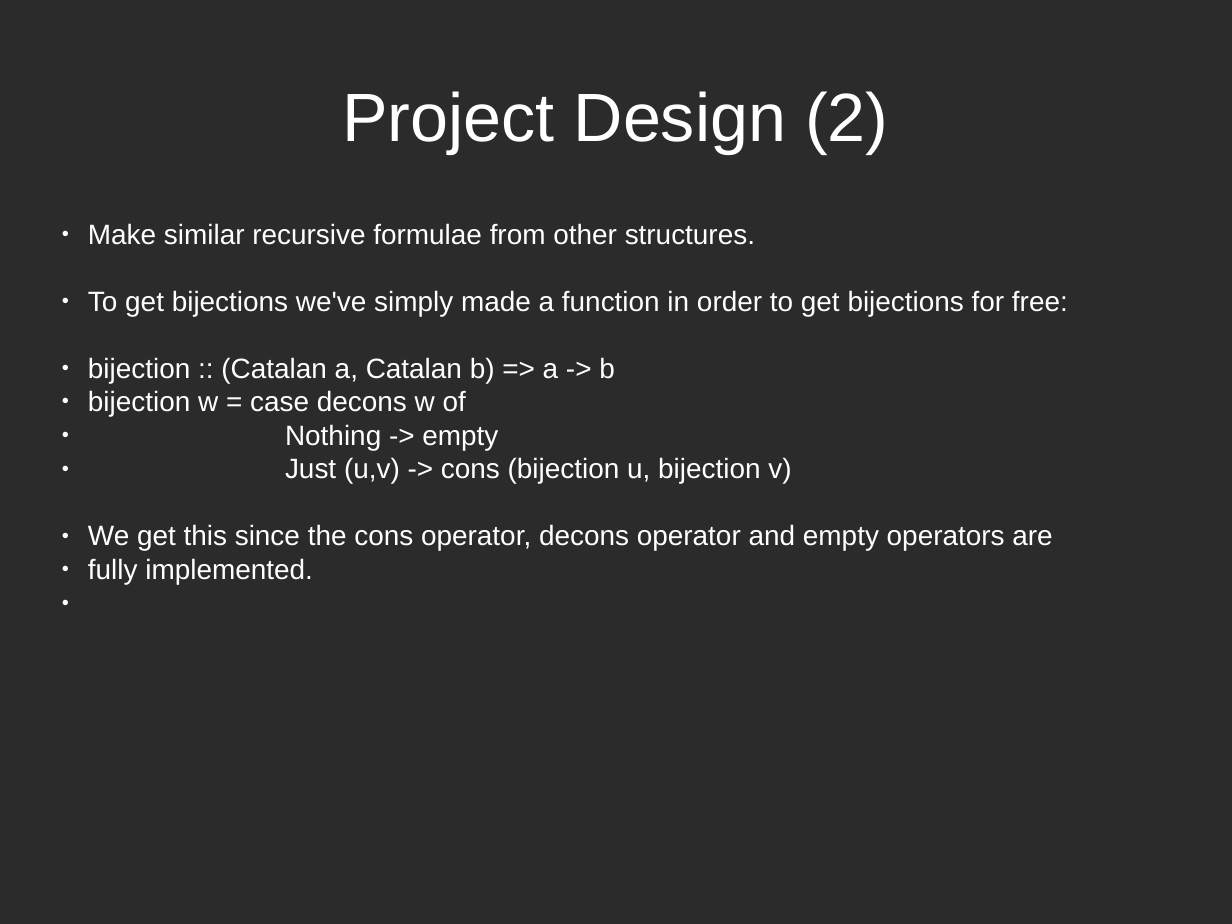
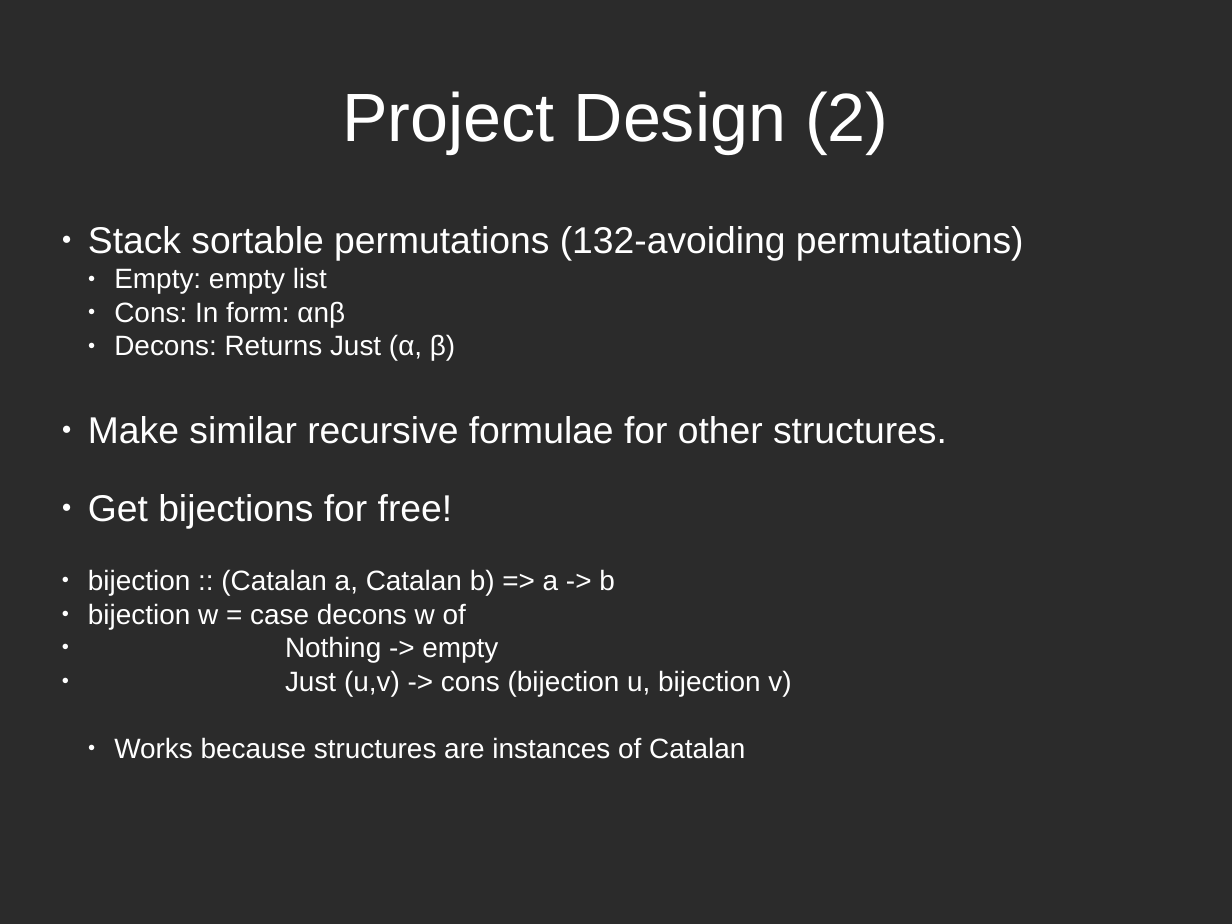
Before and after one commit to patons02/catalan-structures, a slide deck: slide 6 of posterPresentation/posterPresentation.odp. Drawn at 1232x924 pixels with LibreOffice and Linux fonts; fonts in the diff are those of the drawing; background and template pictures are left out; a plain dark background stands for a picture behind light text. Boxes give left, top, right and bottom in pixels: in the first picture for what was removed or moved away, otherwise in the second. Text is boxed around its words. In the diff, an @@ line names an element or a change of style, - is before the commit and + after.

```diff
--- a/posterPresentation/posterPresentation.odp
+++ b/posterPresentation/posterPresentation.odp
@@ text at [88,226,1024,529]: text changed; size 18 to 24 pt @@
-● Make similar recursive formulae from other structures.
-● To get bijections we've simply made a function in order to get bijections for free:
+● Stack sortable permutations (132-avoiding permutations)
+  ● Empty: empty list
+  ● Cons: In form: αnβ
+  ● Decons: Returns Just (α, β)
+● Make similar recursive formulae for other structures.
+● Get bijections for free!
@@ text at [114,737,745,759]: text changed @@
-● We get this since the cons operator, decons operator and empty operators are
-● fully implemented.
+  ● Works because structures are instances of Catalan
```
Also in this commit, not shown: 9 other slides changed, 1 slide added, 1 other file.
